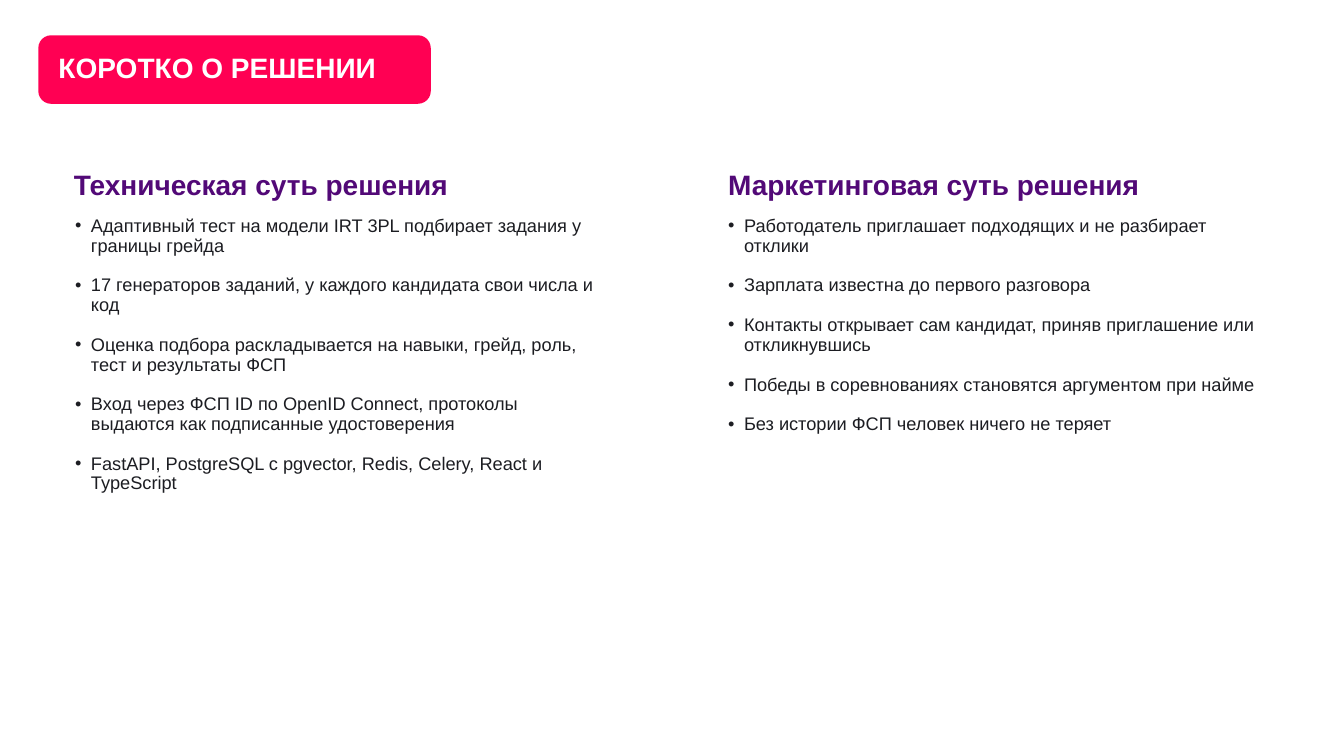
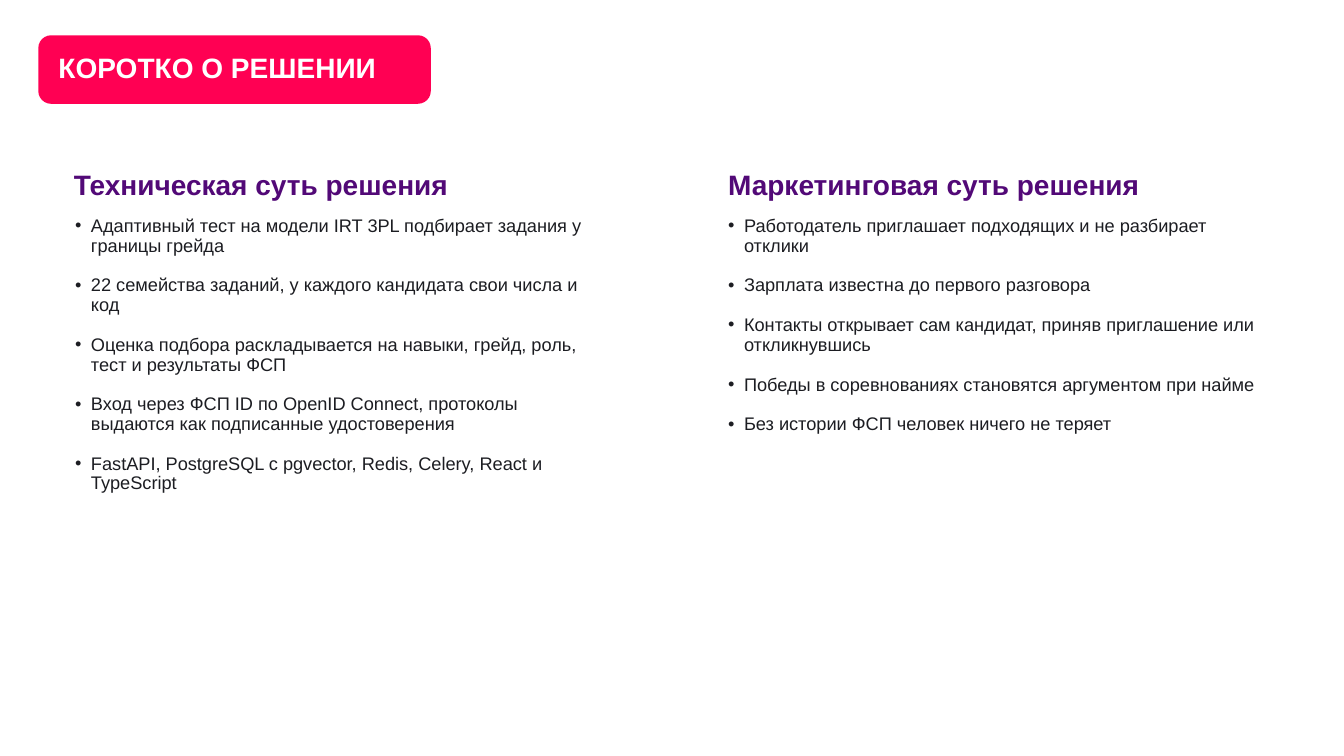
Before and after one commit to KonkovDV/fsp-talent, a slide deck: slide 5 of submission/03-presentation/FSP_Talent_presentation.pptx. Drawn at 1344x756 pixels with LibreOffice and Linux fonts; fonts in the diff are those of the drawing; background and template pictures are left out. Boxes give left, top, right and bottom in pixels: in the first picture for what was removed or moved away, otherwise in the second. Text is boxed around its words. In the diff, an @@ line names an element or a change of style, - is before the commit and + after.

```diff
--- a/submission/03-presentation/FSP_Talent_presentation.pptx
+++ b/submission/03-presentation/FSP_Talent_presentation.pptx
@@ text at <box>91,277,577,315</box>: text changed @@
-• 17 генераторов заданий, у каждого кандидата свои числа и код
+• 22 семейства заданий, у каждого кандидата свои числа и код
```
Also in this commit, not shown: 23 other slides changed, 1 other file.
